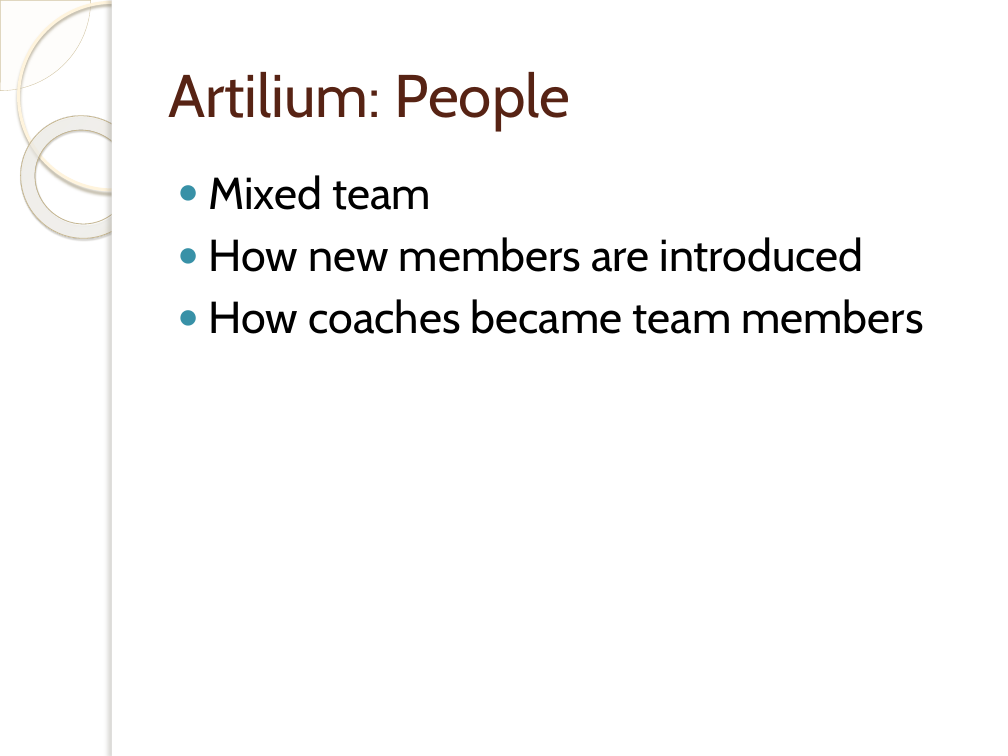
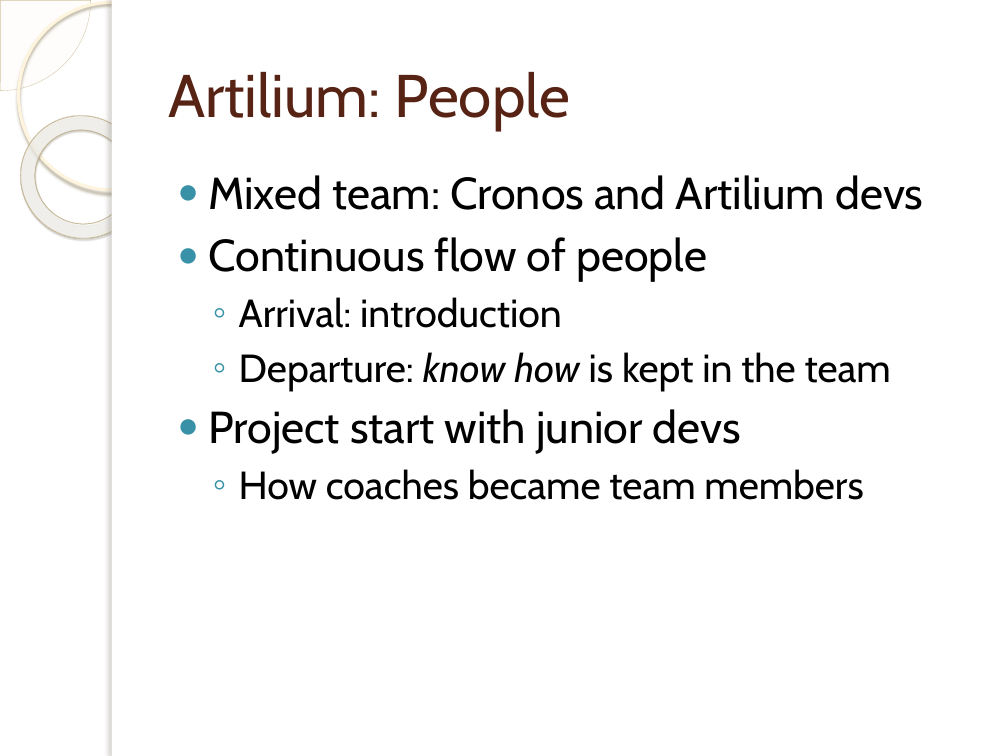
Before and after one commit to michelgrootjans/foresee, a slide deck: slide 2 of Agile.net/Artilium.pptx (slide 10 before the commit). Drawn at 1008x756 pixels with LibreOffice and Linux fonts; fonts in the diff are those of the drawing; background and template pictures are left out. Boxes give left, top, right and bottom in pixels: in the first picture for what was removed or moved away, otherwise in the second. Text is boxed around its words. In the diff, an @@ line names an element or a change of style, - is before the commit and + after.

```diff
--- a/Agile.net/Artilium.pptx
+++ b/Agile.net/Artilium.pptx
@@ text at (209, 175, 923, 453): text changed @@
-● Mixed team
-● How new members are introduced
+● Mixed team: Cronos and Artilium devs
+● Continuous flow of people
+  ◦ Arrival: introduction
+  ◦ Departure: know how is kept in the team
+● Project start with junior devs
@@ text at (239, 469, 863, 500): size 32 to 28 pt in "How coaches became team members"; bullet ● to ◦; list level 1 to 2 in "How coaches became team members" @@
```
Also in this commit, not shown: 2 other slides changed, 4 slides added, 1 other file.
